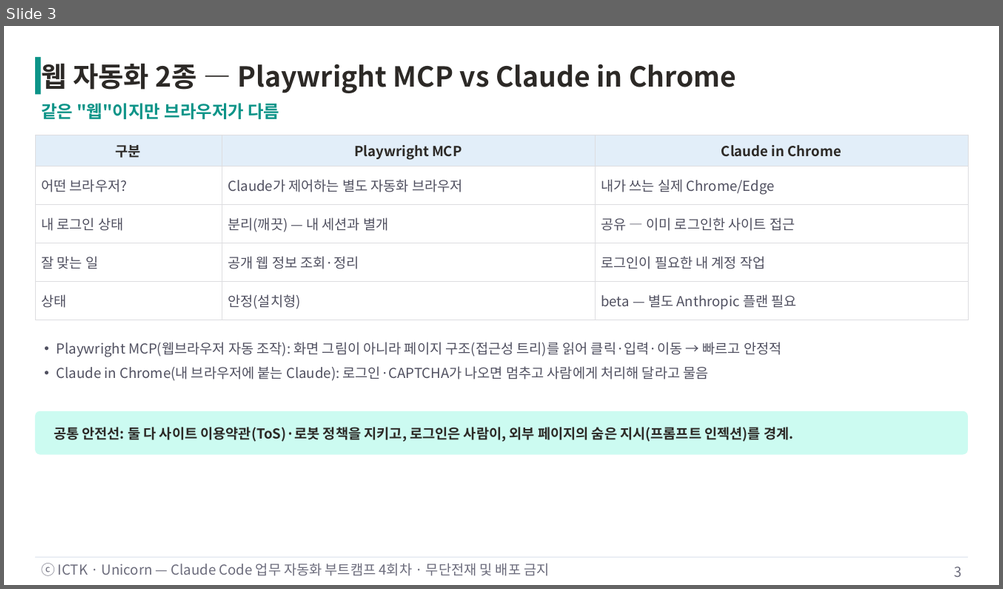
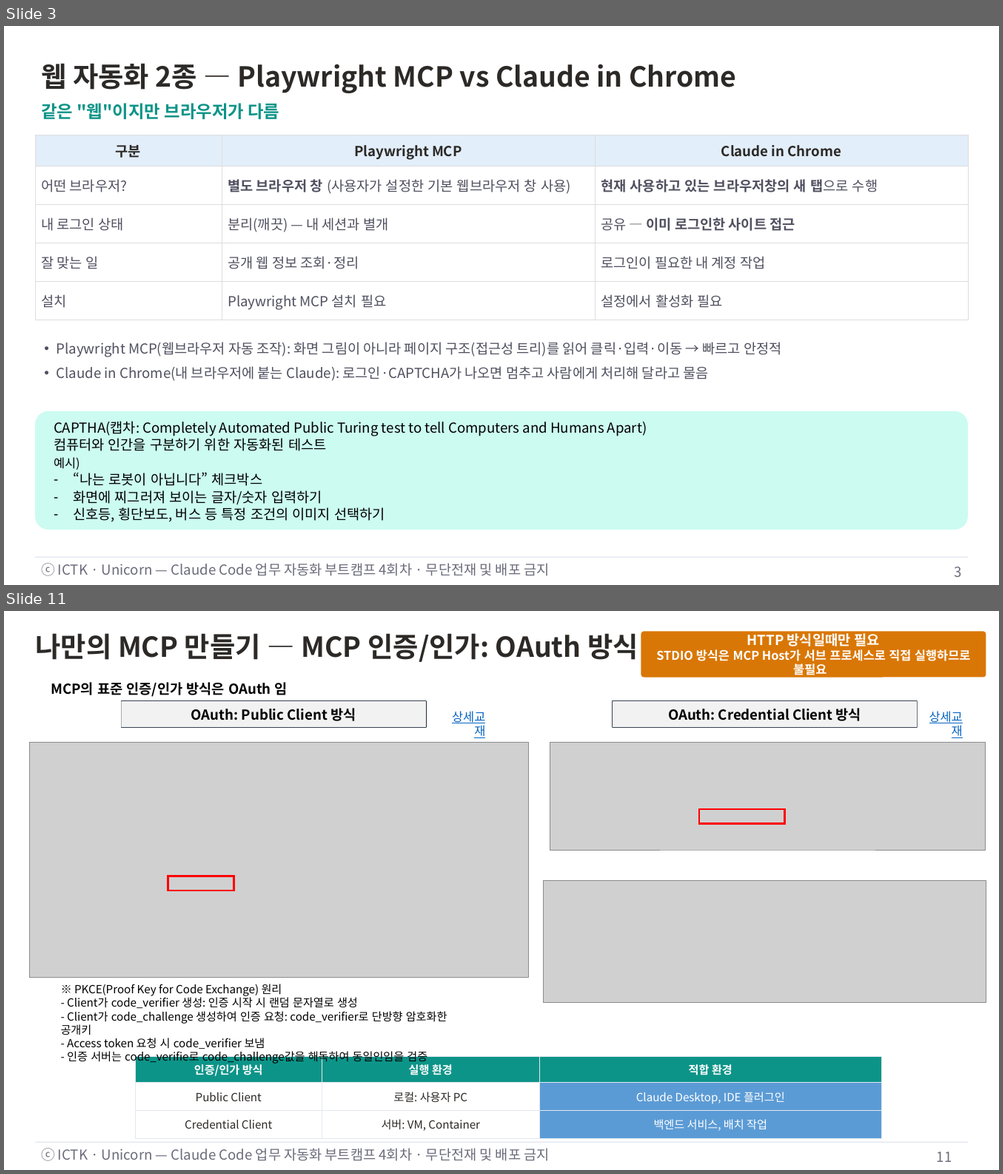
Before and after one commit to unicorn-campus/ai-automation, a slide deck: decks/04-skill-advanced-mcp/4회차-Skill심화-웹MCP-MCP개발.pptx. Shown one above the other, each under a label of ours: slide 3 before the commit, slides 3 and 11 after it; the slides between them are not shown. The pictures are 1003x589 and 1003x1174 pixels, drawn with LibreOffice and Linux fonts; fonts in the diff are those of the drawing; grey boxes stand for pictures. Boxes give left, top, right and bottom in pixels: in the first picture for what was removed or moved away, otherwise in the second. Text is boxed around its words. In the diff, an @@ line names an element or a change of style, - is before the commit and + after.

```diff
--- a/decks/04-skill-advanced-mcp/4회차-Skill심화-웹MCP-MCP개발.pptx
+++ b/decks/04-skill-advanced-mcp/4회차-Skill심화-웹MCP-MCP개발.pptx
@@ slide 11 added at (x1=4, y1=611, x2=999, y2=1170), background #FFFFFF; not listed: 2 template elements that a slide beside it also shows @@
@@ rounded rectangle added at (x1=640, y1=632, x2=985, y2=678), fill #D97706 @@
@@ title added at (x1=35, y1=633, x2=638, y2=662), 32 pt, text #2C2926, bold @@
+나만의 MCP 만들기 — MCP 인증/인가: OAuth 방식
@@ text added at (x1=656, y1=649, x2=970, y2=678), 14 pt, text #FFFFFF, bold @@
+HTTP 방식일때만 필요
+STDIO 방식은 MCP Host가 서브 프로세스로 직접 실행하므로 불필요
@@ text added at (x1=51, y1=682, x2=287, y2=697), 16 pt, text #000000, bold @@
+MCP의 표준 인증/인가 방식은 OAuth 임
@@ rectangle added at (x1=122, y1=701, x2=426, y2=727), fill #F2F2F2, outline #1E293B 1.5 pt @@
@@ rectangle added at (x1=122, y1=701, x2=426, y2=727), fill #F2F2F2, 16 pt, text #000000, bold @@
+OAuth: Public Client 방식
@@ text added at (x1=452, y1=711, x2=485, y2=738), 14 pt, text #0563C1, underline @@
+상세교재
@@ rectangle added at (x1=612, y1=701, x2=916, y2=727), fill #F2F2F2, outline #1E293B 1.5 pt @@
@@ rectangle added at (x1=612, y1=701, x2=916, y2=727), fill #F2F2F2, 16 pt, text #000000, bold @@
+OAuth: Credential Client 방식
@@ text added at (x1=929, y1=711, x2=962, y2=738), 14 pt, text #0563C1, underline @@
+상세교재
@@ picture added at (x1=29, y1=742, x2=529, y2=978) @@
@@ picture added at (x1=550, y1=742, x2=985, y2=850) @@
@@ rectangle added at (x1=699, y1=809, x2=785, y2=823), outline #FF0000 2.25 pt @@
@@ rectangle added at (x1=168, y1=877, x2=234, y2=891), outline #FF0000 2.25 pt @@
@@ picture added at (x1=543, y1=880, x2=986, y2=1002) @@
@@ text added at (x1=61, y1=984, x2=447, y2=1065), 13 pt, text #000000 @@
+※ PKCE(Proof Key for Code Exchange) 원리
+- Client가 code_verifier 생성: 인증 시작 시 랜덤 문자열로 생성
+- Client가 code_challenge 생성하여 인증 요청: code_verifier로 단방향 암호화한 공개키
+- Access token 요청 시 code_verifier 보냄
+- 인증 서버는 code_verifie로 code_challenge값을 해독하여 동일인임을 검증
@@ table added at (x1=135, y1=1056, x2=881, y2=1139), 3 rows, 3 columns @@
+인증/인가 방식 | 실행 환경 | 적합 환경
+Public Client | 로컬: 사용자 PC | Claude Desktop, IDE 플러그인
+Credential Client | 서버: VM, Container | 백엔드 서비스, 배치 작업
@@ page number added at (x1=936, y1=1152, x2=952, y2=1162), 16 pt, text #6B6B7B @@
+11
@@ slide 3 changed as well @@
@@ rectangle removed at (x1=35, y1=57, x2=41, y2=94) @@
@@ table at (x1=35, y1=135, x2=967, y2=320) @@
-row 2, column 2: Claude가 제어하는 별도 자동화 브라우저
+row 2, column 2: 별도 브라우저 창 (사용자가 설정한 기본 웹브라우저 창 사용)
-row 2, column 3: 내가 쓰는 실제 Chrome/Edge
+row 2, column 3: 현재 사용하고 있는 브라우저창의 새 탭으로 수행
-row 5: 상태 | 안정(설치형) | beta — 별도 Anthropic 플랜 필요
+row 5: 설치 | Playwright MCP 설치 필요 | 설정에서 활성화 필요
@@ bold on in "이미 로그인한 사이트 접근" @@
@@ rounded rectangle resized from (x1=35, y1=412, x2=967, y2=455) to (x1=35, y1=412, x2=967, y2=530) @@
@@ text at (x1=54, y1=421, x2=647, y2=523): text changed; text colour #2C2926 to #000000; bold off @@
-공통 안전선: 둘 다 사이트 이용약관(ToS)·로봇 정책을 지키고, 로그인은 사람이, 외부 페이지의 숨은 지시(프롬프트 인젝션)를 경계.
+CAPTHA(캡차: Completely Automated Public Turing test to tell Computers and Humans Apart)
+컴퓨터와 인간을 구분하기 위한 자동화된 테스트
+예시)
+– “나는 로봇이 아닙니다” 체크박스
+– 화면에 찌그러져 보이는 글자/숫자 입력하기
+– 신호등, 횡단보도, 버스 등 특정 조건의 이미지 선택하기
```
Also in this commit, not shown: 9 other slides changed, 5 other slides added, 1 slide removed, 20 other files.
